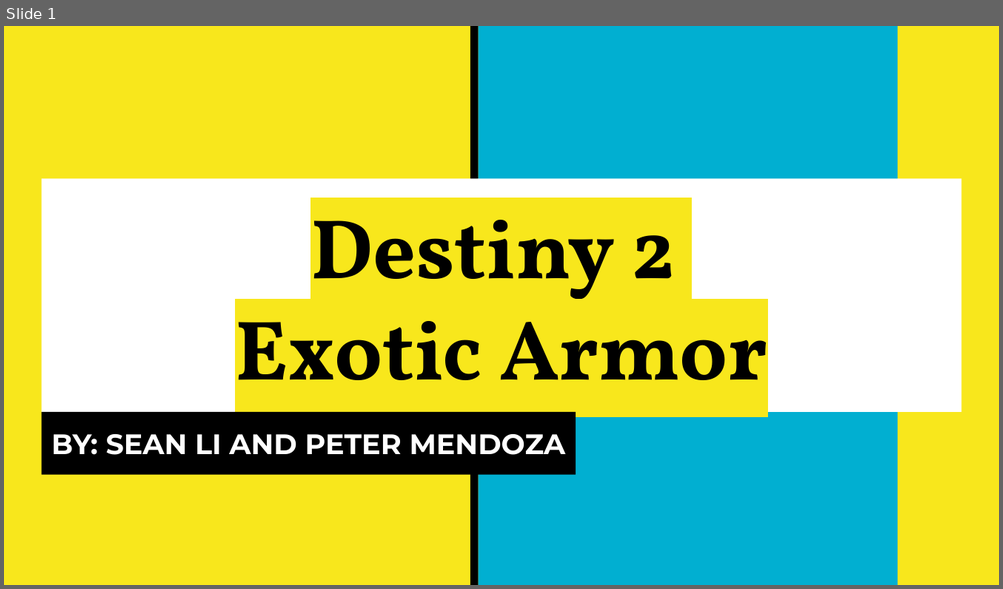
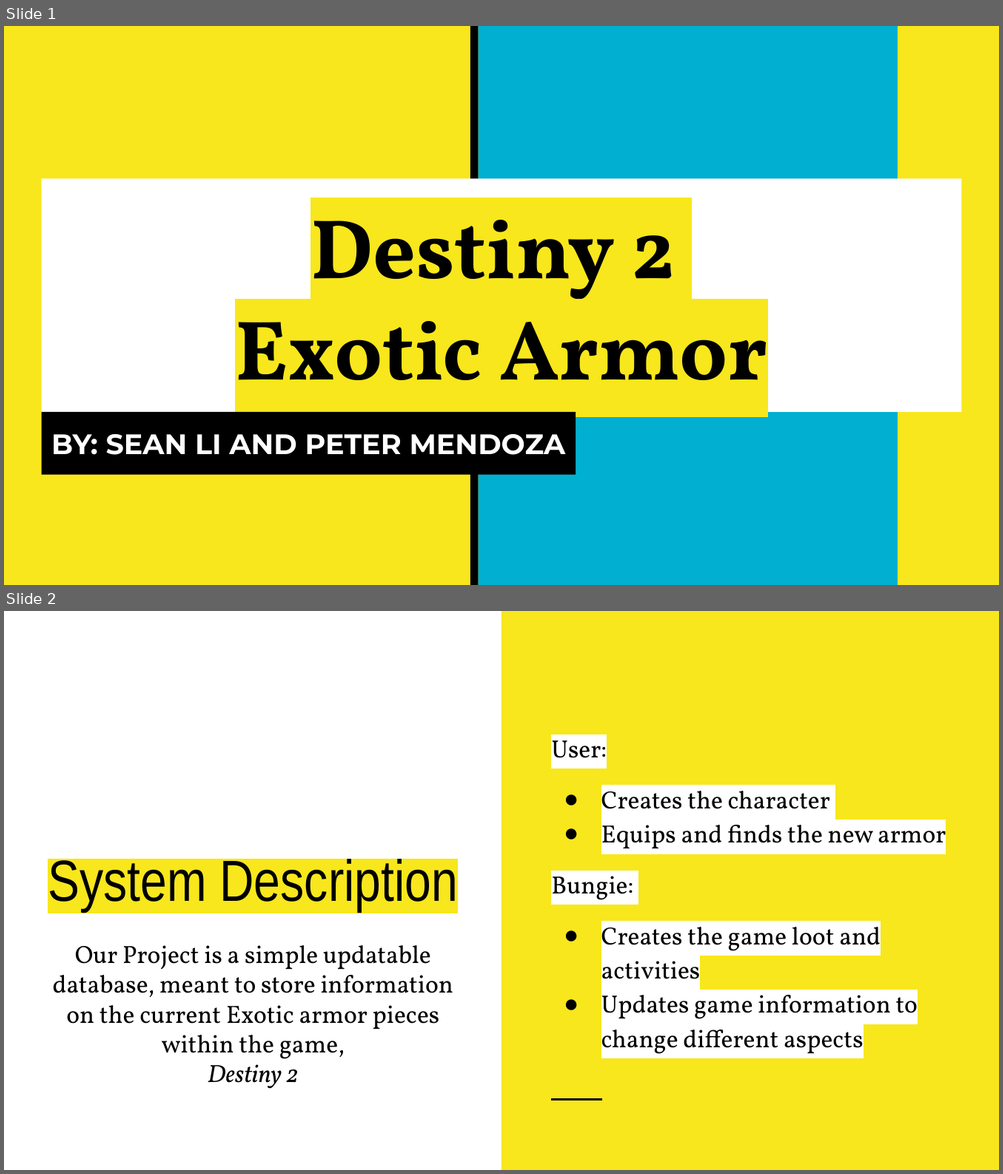
Before and after one commit to Sean02/Destiny_2_Exotic_Armor, a slide deck: Phase 1.pptx. Shown one above the other, each under a label of ours: slide 1 before the commit, slides 1 and 2 after it. The pictures are 1003x589 and 1003x1174 pixels, drawn with LibreOffice and Linux fonts; fonts in the diff are those of the drawing. Boxes give left, top, right and bottom in pixels: in the first picture for what was removed or moved away, otherwise in the second. Text is boxed around its words. In the diff, an @@ line names an element or a change of style, - is before the commit and + after.

```diff
--- a/Phase 1.pptx
+++ b/Phase 1.pptx
@@ slide 2 added at (x1=4, y1=611, x2=999, y2=1170), background #FFFFFF @@
@@ rectangle added at (x1=501, y1=611, x2=999, y2=1170), fill #F8E71C @@
@@ text added at (x1=551, y1=734, x2=946, y2=1059), 18 pt, text #000000 @@
+User:
+● Creates the character
+● Equips and finds the new armor
+Bungie:
+● Creates the game loot and activities
+● Updates game information to change different aspects
@@ title added at (x1=48, y1=854, x2=458, y2=912), 42 pt, text #000000 @@
+System Description
@@ subtitle added at (x1=53, y1=945, x2=453, y2=1089), 18 pt, text #000000 @@
+Our Project is a simple updatable database, meant to store information on the current Exotic armor pieces within the game,
+Destiny 2
@@ line added from (551, 1100) to (602, 1100), #000000 1.5 pt @@
```
Also in this commit, not shown: 1 slide changed.
